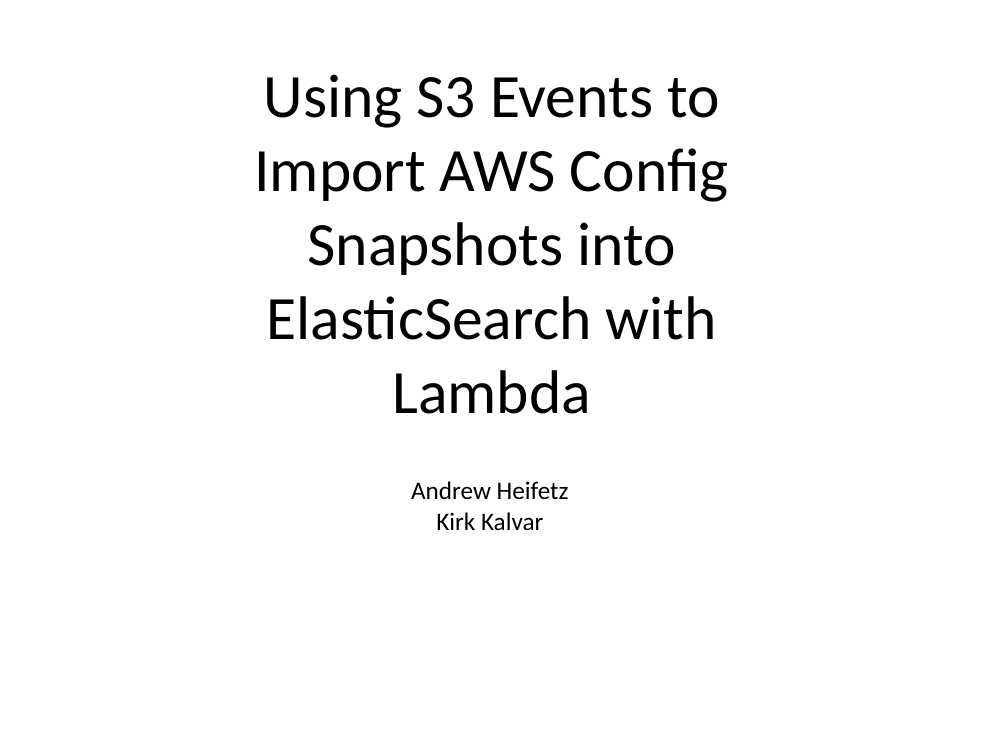
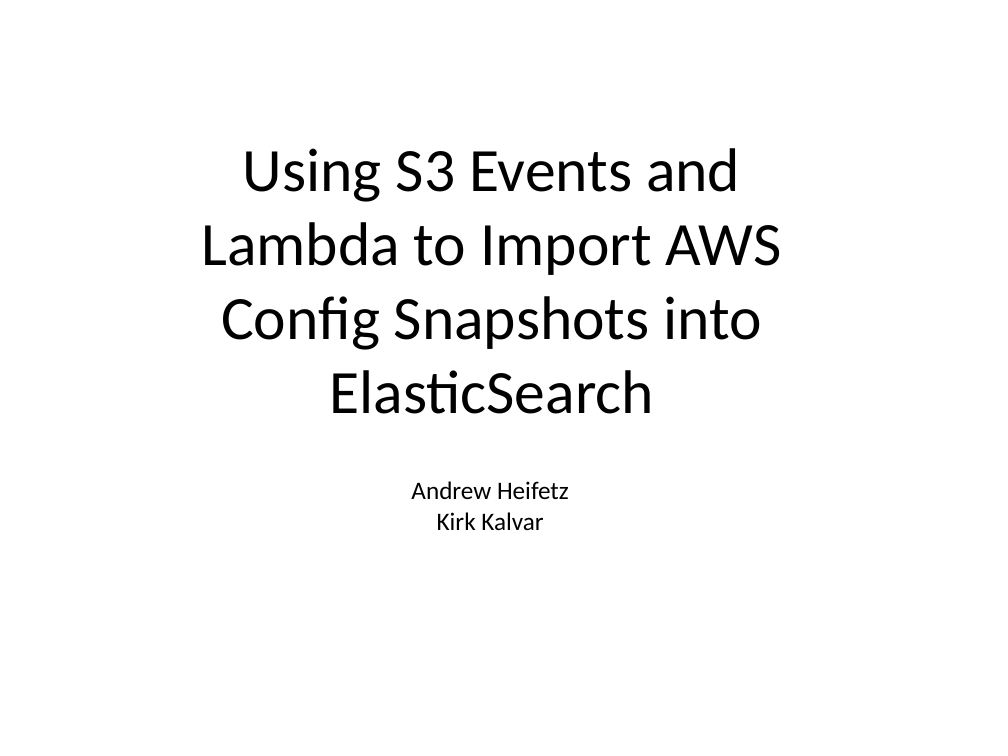
Before and after one commit to kskalvar/aws-config-to-elasticsearch-lambda, a slide deck: slide 1 of slides/AWS-Config-Lambda-Elasticsearch.pptx. Drawn at 1008x756 pixels with LibreOffice and Linux fonts; fonts in the diff are those of the drawing. Boxes give left, top, right and bottom in pixels: in the first picture for what was removed or moved away, otherwise in the second. Text is boxed around its words. In the diff, an @@ line names an element or a change of style, - is before the commit and + after.

```diff
--- a/slides/AWS-Config-Lambda-Elasticsearch.pptx
+++ b/slides/AWS-Config-Lambda-Elasticsearch.pptx
@@ text at (x1=201, y1=148, x2=782, y2=414): text changed @@
-Using S3 Events to Import AWS Config Snapshots into ElasticSearch with Lambda
+Using S3 Events and Lambda to Import AWS Config Snapshots into ElasticSearch
```
Also in this commit, not shown: 3 other slides changed, 1 slide added.
